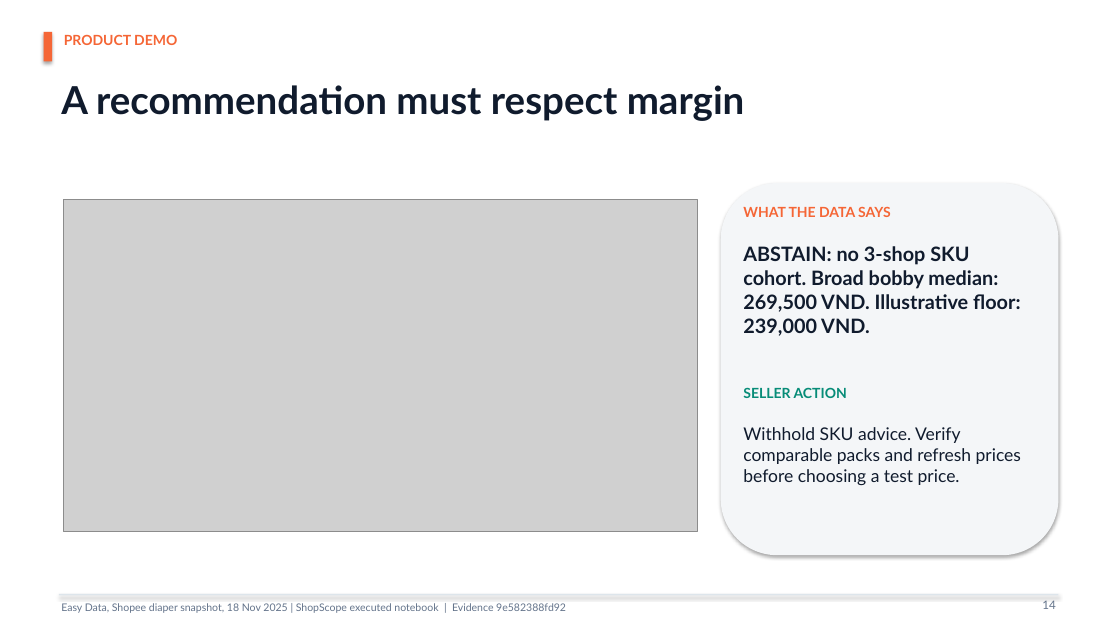
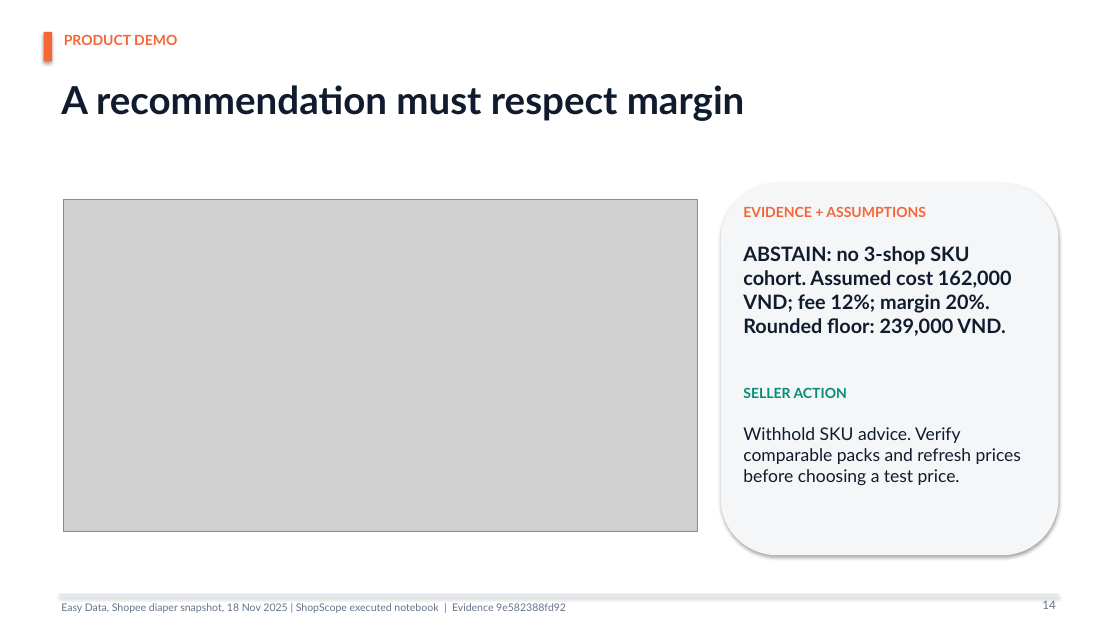
Before and after one commit to kien-test-hehe/data-entrepreneurship, a slide deck: slide 14 of reports/ShopScope_Startup_Pitch.pptx. Drawn at 1120x630 pixels with LibreOffice and Linux fonts; fonts in the diff are those of the drawing; grey boxes stand for pictures. Boxes give left, top, right and bottom in pixels: in the first picture for what was removed or moved away, otherwise in the second. Text is boxed around its words. In the diff, an @@ line names an element or a change of style, - is before the commit and + after.

```diff
--- a/reports/ShopScope_Startup_Pitch.pptx
+++ b/reports/ShopScope_Startup_Pitch.pptx
@@ text at [743, 207, 926, 217]: text changed @@
-WHAT THE DATA SAYS
+EVIDENCE + ASSUMPTIONS
@@ text at [743, 246, 1012, 336]: text changed @@
-ABSTAIN: no 3-shop SKU cohort. Broad bobby median: 269,500 VND. Illustrative floor: 239,000 VND.
+ABSTAIN: no 3-shop SKU cohort. Assumed cost 162,000 VND; fee 12%; margin 20%. Rounded floor: 239,000 VND.
```
Also in this commit, not shown: 8 other slides changed, 3 other files.
